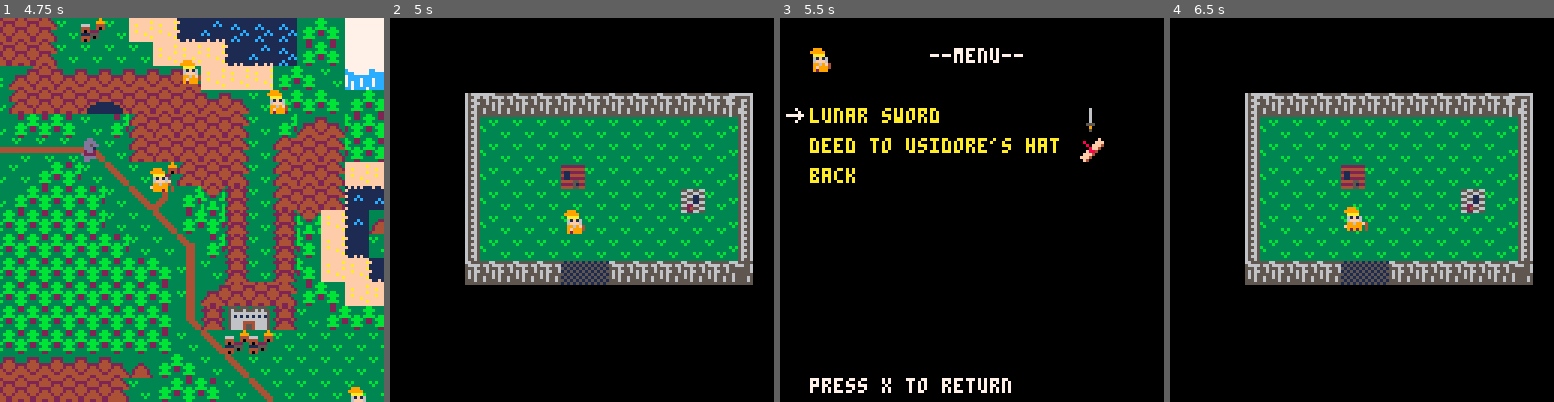
Above: before the commit, frames 1-4 (left to right).
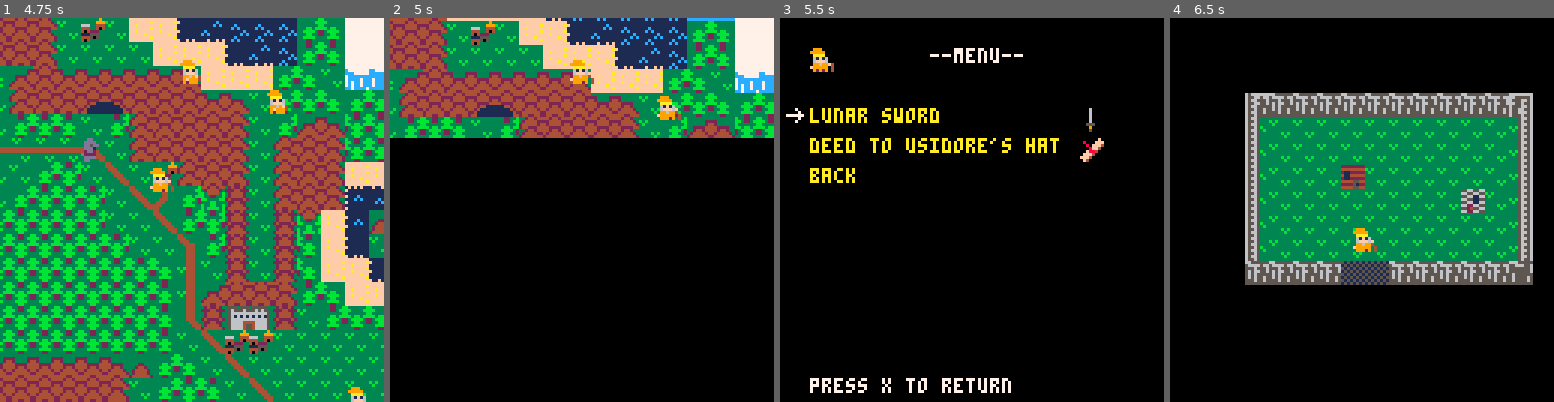
Above: after the commit, the same moments.

Repository: bigbadbones/cannsjourney
Game: PICO-8 cartridge foon.p8
Two runs of this game, one before a commit and one after it. Both use one fixed random seed, a clock stepped at 60 frames per second and the inputs below.
Inputs:
- Up to frame 1 (4.75 s): tap X (X key) at 0.33, 1.07, 1.85, 2.97, 4.08 s; tap O (Z key) at 0.7, 1.7, 2.1, 2.5, 2.9, 3.3, 3.7, 4.1, 4.5 s; hold Right 1.6-2.1 s; hold Up 2.15-2.42 s; hold Right 2.47-3.03 s; hold Left 3.08-3.58 s; hold Down 3.63-3.97 s; hold Right 4.02-4.68 s; hold Up from 4.73 s (still down)
- Up to frame 2 (5 s): keep holding Up; tap O (Z key) at 4.9 s
- Up to frame 3 (5.5 s): release Up at 5.03 s; hold Left from 5.08 s (still down); tap X (X key) at 5.2 s; tap O (Z key) at 5.3 s
- Up to frame 4 (6.5 s): release Left at 5.68 s; tap O (Z key) at 5.7, 6.1 s; hold Down 5.73-6.03 s; hold Right from 6.08 s (still down); tap X (X key) at 6.32 s

Frame 1 is identical in both runs. In frame 2, 59% of the frame differs, in the area x 0-100%, y 0-70%; in frame 3, less than 0.1%; in frame 4, 0.5%.

Commit message:
support multiple levels in dungeon

Diff:
--- a/foon.p8
+++ b/foon.p8
@@ -33,7 +33,7 @@
  sentence  = ""
  menuid = 1
  selectid = 1
- townid = 1
+ levelid = 0
 
  menuscreen ={}
 
@@ -885,7 +885,7 @@
 nr_of_towns =8
 towns ={}
 
-nr_of_cavelevels =1
+nr_of_cavelevels =2
 towns ={}
 
 
@@ -925,6 +925,16 @@
 {121,24}
 }
 
+cavelevels[2] ={}
+cavelevels[2].floor =
+{
+{120,37},
+{121,37},
+{120,36},
+{121,36},
+{120,35},
+{121,35}
+}
 
 
 
@@ -932,14 +942,16 @@
 
  for n=1,nr_of_cavelevels do
   add(cavelevels,{})
-  cavelevels[n].nr_of_elems = 4
+  cavelevels[n].nr_of_elems = 6
 		cavelevels[n].elems ={}
 		cavelevels[n].elems =
 		{
 		{67,120*8,38*8,"exit",1},
 		{67,121*8,38*8,"exit",1},
 		{67,120*8,39*8,"exit",1},
-		{67,121*8,39*8,"exit",1}
+		{67,121*8,39*8,"exit",1},
+		{101,120*8,23*8,"cave",2},
+		{102,121*8,23*8,"cave",2}
 		}
  end
 
@@ -1057,7 +1069,7 @@
 function draw_caveelems()
   if cavelevels[cavelevel]then
   for n=1,cavelevels[cavelevel].nr_of_elems do
-   elem = cavelevels[cavelevel].elems[n]
+   local elem = cavelevels[cavelevel].elems[n]
    drawsprite(elem[1],
    elem[2],
    elem[3])
@@ -1072,9 +1084,9 @@
  if not (world=="overworld") then
   if  (world=="cave") then
   	draw_caveelems()
-  elseif towns[townid] then
-   for n=1, towns[townid].nr_of_elems do
-    elem =towns[townid].elems[n]
+  elseif towns[levelid] then
+   for n=1, towns[levelid].nr_of_elems do
+    elem =towns[levelid].elems[n]
     drawsprite(elem[1],elem[2],
     elem[3],false)
    end
@@ -1086,27 +1098,27 @@
 function updatemapinteracts()
 if not (world=="overworld")
 and (world=="cave")  then
-  for n=1,cavelevels[cavelevel].nr_of_elems do
-   local elem = cavelevels[cavelevel].elems[n]
+  for n=1,cavelevels[levelid].nr_of_elems do
+   local elem = cavelevels[levelid].elems[n]
    if (isplayerintersecting
    (elem[2],elem[3]))
     then
    	 if  elem[4] and elem[5] then
-   	 townid = elem[5]
+   	 levelid = elem[5]
     	teleport(elem[4])
     	break
    	end
    end
   end
 elseif not (world=="overworld") then
-  for n=1,towns[townid].nr_of_elems do
-   local elem = towns[townid].elems[n]
+  for n=1,towns[levelid].nr_of_elems do
+   local elem = towns[levelid].elems[n]
    if (isplayerintersecting
    (elem[2],elem[3])
    )
     then
    	 if  elem[4] and elem[5] then
-   	 townid = elem[5]
+   	 levelid = elem[5]
     	teleport(elem[4])
     	break
    	end
@@ -1116,6 +1128,21 @@
 	end
 end
 
+
+function wipe(topbottom)
+ if topbottom then
+  for i=0, 10 do
+  	rectfill(0,130,250,130-i*15,0)
+  	wait(1)
+ 	end
+	else
+ 	 for i=0, 10 do
+  	rectfill(0,0,250,0+i*15,0)
+  	wait(1)
+ 	end
+ end
+
+end
 
 function teleport(location)
  oldx = can.x
@@ -1130,6 +1157,9 @@
 
  teleportworked = false
  if location == "exit" then
+   sfx(21)
+   wipe(false)
+
   	loc = oldlocs[#oldlocs]
  		del(oldlocs,loc)
  		can.x = loc[1]
@@ -1143,11 +1173,17 @@
    celh  = loc[9]
    if world == "overworld" then
    	mapyoffset-=8
+   	levelid = 0
+   elseif world == "cave" then
+    	clearlevel()
+     loadlevel()
+     can.y+=8
    else
    can.y+=8
    end
 
  elseif location =="tavern" then
+ 	wipe(true)
  	cellx = 116
  	celly = 10
  	sx = 25
@@ -1159,6 +1195,7 @@
  	can.y = 55
  	teleportworked = true
  elseif location =="town" then
+  	wipe(true)
  	cellx = 116
  	celly = 0
  	sx = 25
@@ -1172,6 +1209,7 @@
 
 
  elseif location =="cave" then
+  wipe(true)
  	cellx = 113
  	celly = 23
  	sx = 0
@@ -1182,6 +1220,7 @@
  	can.y = 109
  	world="cave"
  	clearlevel()
+ --	generatelevel()
  	loadlevel()
  	teleportworked = true
 	end
@@ -1228,28 +1267,28 @@
   y+=celly*8
  end
  if xywithin(x,y,outside_hoggsface) then
-  townid = 1
+  levelid = 1
   teleport("town")
  elseif xywithin(x,y,outside_capitol_city) then
-  townid = 3
+  levelid = 3
   teleport("town")
  elseif xywithin(x,y,outside_gratax) then
-  townid = 4
+  levelid = 4
   teleport("town")
  elseif xywithin(x,y,outside_meagas) then
-  townid = 5
+  levelid = 5
   teleport("town")
  elseif xywithin(x,y,outside_furlingshire) then
-  townid = 6
+  levelid = 6
   teleport("town")
  elseif xywithin(x,y,outside_terrakis) then
-  townid = 7
+  levelid = 7
   teleport("town")
  elseif xywithin(x,y,outside_jizzleknob) then
-  townid = 8
+  levelid = 8
   teleport("town")
  elseif xywithin(x,y,outside_cave) then
-  caveid = 1
+  levelid = 1
   teleport("cave")
 
  end
@@ -1293,16 +1332,156 @@
 	end
 	mset(120,38, 18)
 	mset(121,38, 18)
-end
-
+	mset(120,23, 18)
+	mset(121,23, 18)
+end
+
+
+function checkvalidpoint(point)
+ if point[1]>=112
+ and point[1]<=128
+ and point[2]>=23
+ and point[2]<=38 then
+ 	return true
+ else
+ 	return false
+end
+end
 
 function generatelevel()
+ cavelevel+=1
+ cavelevels[cavelevel]={}
+ lvl=cavelevels[cavelevel]
+ lvl.floor = {}
+ lvl.nr_of_elems = 5
+ lvl.elems = {}
+
+ drawpoint = {flr(rnd(14))+113,38}
+	exit1 = {drawpoint[1],38}
+	exit2 = {1+drawpoint[1],38}
+	mset(exit1[1],exit1[2], 18)
+	mset(exit2[1],exit2[2], 18)
+ add(lvl.elems,
+ {67,
+ exit1[1]*8,
+ exit1[2]*8,
+ "exit",
+ 1})
+ add(lvl.elems,
+ {67,
+ exit2[1]*8,
+ exit2[2]*8,
+ "exit",
+ 1})
+
+-- mset(drawpoint[1],drawpoint[2], 100)
+-- mset(drawpoint[1]+1,drawpoint[2]-1, 100)
+
+for i=0,200 do
+ draw = flr(rnd(4))+1
+
+	if draw == 1 and
+	checkvalidpoint(
+	{ drawpoint[1]-1,
+	  drawpoint[2]
+	 }) then
+	--leftdraw
+	 drawpoint[1]-=1
+	 add(lvl.floor,
+	 {
+	 	drawpoint[1],
+	 	drawpoint[2]
+	 })
+	add(lvl.floor,
+	{
+	 	drawpoint[1],
+	 	drawpoint[2]-1
+	 })
+
+	 --mset(drawpoint[1],drawpoint[2], 100)
+	elseif draw == 2  and
+	checkvalidpoint(
+	{ drawpoint[1]+1,
+	  drawpoint[2]
+	 }) then
+	 --right draw
+	 drawpoint[1]+=1
+	 add(lvl.floor,
+	 {
+	 	drawpoint[1],
+	 	drawpoint[2]
+	 })
+	add(lvl.floor,
+	{
+	 	drawpoint[1],
+	 	drawpoint[2]-1
+	 })
+
+--	 mset(drawpoint[1],drawpoint[2], 100)
+ -- mset(drawpoint[1],drawpoint[2]-1, 100)
+
+	elseif draw == 3  and
+	checkvalidpoint(
+	{ drawpoint[1]+1,
+	  drawpoint[2]
+	 }) then
+	 --down draw
+	 drawpoint[2]+=1
+	 add(lvl.floor,
+	 {
+	 	drawpoint[1],
+	 	drawpoint[2]
+	 })
+	add(lvl.floor,
+	{
+	 	drawpoint[1]+1,
+	 	drawpoint[2]
+	 })
+	-- mset(drawpoint[1],drawpoint[2], 100)
+  --mset(drawpoint[1]+1,drawpoint[2], 100)
+
+	elseif checkvalidpoint(
+	{ drawpoint[1],
+	  drawpoint[2]-1
+	 }) then
+	 --up draw
+	 drawpoint[2]-=1
+	 add(lvl.floor,
+	 {
+	 	drawpoint[1],
+	 	drawpoint[2]
+	 })
+	add(lvl.floor,
+	{
+	 	drawpoint[1]+1,
+	 	drawpoint[2]
+	 })
+	end
+
+		add(lvl.elems,
+	{ 101,
+	 	(drawpoint[1])*8,
+	  34*8,
+	 	nil,
+	 	0
+	 })
+	 	add(lvl.elems,
+	{ 102,
+	 	(drawpoint[1]+1)*8,
+	  34*8,
+	 	nil,
+	 	0
+	 })
+
+
+
+end
 
 end
 
 function loadlevel ()
-	for i=1, #cavelevels[cavelevel].floor do
-		clevel = cavelevels[cavelevel].floor[i]
+	for i=1, #cavelevels[levelid].floor do
+		clevel = cavelevels[levelid].floor[i]
 		mset(clevel[1], clevel[2], 100 )
 	end
 end
@@ -1329,6 +1508,7 @@
   npcs[n].frames = {64,65,66}
   npcs[n].frameid = 1
   npcs[n].speed = 1
+  npcs[n].lvlid = 0
   npcs[n].x = 19*8
   npcs[n].y = 15*8
   npcs[n].randommoves = true
@@ -1423,6 +1603,7 @@
  npcs[4].world = "cave"
  npcs[4].level = 1
  npcs[4].name = "clax"
+ npcs[4].lvlid = 1
  npcs[4].msg = ": fight me!"
  npcs[4].msgxoffset-=20
  npcs[4].randommoves = false
@@ -1470,16 +1651,15 @@
 end
 
 function drawnpcs()
-
  if (#intersecting >0) then
  	for n=1, #intersecting do
    talk(npcs[intersecting[n]])
-
  		end
  end
   intersecting = {}
   for n=1, #npcs do
-   if npcs[n].world == world then
+   if npcs[n].world == world and
+   (npcs[n].lvlid == levelid) then
   	drawsprite(npcs[n].frames[npcs[n].frameid],
   	npcs[n].x,
   	npcs[n].y,
@@ -1714,14 +1893,14 @@
 011611f43333333050111105988888980fff400000c0c000cccc00c00d222200002222d0001f1100001111000dddd2400ddddd40000000000000000000000000
 f1111104f11111f00010100088989888fff40000000c0000cc00ccc000dddd0000dddd0000111660066111100d2ddd402ddddd04000000000000000000000000
 012121040771770005101500888888890f400000000000000cccc00000dd000000d00dd000660000000006600d5ddd000ddd5d04000000000000000000000000
-00000120000001105566556622442222f44444450000000000000000000222000002220000660000000000e04424424444244244000000000000000000000000
-000011520000112066556655222224424222222500000000000000000002522000025220006660e00e666e5e2244442222444422000000000000000000000000
-0000122210001252556611664112211242222225000000000000000000022200000222000ee66e5eee666eee4244442442444424000000000000000000000000
-1122220011222222665511552114411242222225000000000000000000ddddd00ddddd00eeeeeeeeeee66e004422224444222244000000000000000000000000
-1222222022222200556611662222224442222225000000000000000000d2dd0220dddd00eeeeee000eeeeee04424411111144244000000000000000000000000
-1222222222222220662266552445542242222225000000000000000000555500005555000eeeeee0050000504241111111111424000000000000000000000000
-40220202920090205524556622251222422222250000000000000000005551100115550005000050000000002411111111111142000000000000000000000000
-90900909090000906622665524455244455555510000000000000000001100000000011000000000000000004411111111111144000000000000000000000000
+00000120000001105566556622442222f44444452222222222222222000222000002220000660000000000e04424424444244244000000000000000000000000
+000011520000112066556655222224424222222521111111111111120002522000025220006660e00e666e5e2244442222444422000000000000000000000000
+0000122210001252556611664112211242222225211555555555511200022200000222000ee66e5eee666eee4244442442444424000000000000000000000000
+112222001122222266551155211441124222222521dddddddddddd1200ddddd00ddddd00eeeeeeeeeee66e004422224444222244000000000000000000000000
+122222202222220055661166222222444222222521dddddddddddd1200d2dd0220dddd00eeeeee000eeeeee04424411111144244000000000000000000000000
+1222222222222220662266552445542242222225266666666666666200555500005555000eeeeee0050000504241111111111424000000000000000000000000
+40220202920090205524556622251222422222252666666666666662005551100115550005000050000000002411111111111142000000000000000000000000
+90900909090000906622665524455244455555512666666666666662001100000000011000000000000000004411111111111144000000000000000000000000
 000000004242424222222222442442440000bb00000b000000000000000fff00000fff0000006600006666600000000000000000000000000000000000000000
 00011000424242424444444422444422000bbb0b000bb000000b0b00000f5ff0000f5ff060067760067777700000000000000000000000000000000000000000
 00111100424244422112222242444424b00bbb00000bbb000b000000000fff00000fff0000675750067575700000000000000000000000000000000000000000
@@ -1733,13 +1912,13 @@
 e1e1e1e1e1e1e1e0f04262d0e1e1f14262e32121c113131313131313131313132121212121212121212121a32161616161212121212121218181818181818181
 81818181818181818181818181818181818181818181818181818181818100000000000000000000000000000000000000353535353535353535353535353535
 35e1e1e1e1e1e1e1e1e1e1e1e1e1e1f16221a3b3212121212121212121212121212121212121212121212121f361818161212121212161617181818181818181
-81818181818181818181818181818181818181818181818181818181818100000000000000000000000000000000000000353535353535353535353535353535
+81818181818181818181818181818181818181818181818181818181818100000000000000000000000000000000000000353535353535355666353535353535
 e1e1e1e1e1e1e1e1e1e1e1e1e1e1f201622121f32121d0e0e0e0e0e0e0f040602121212121212121212121215313028161616161616161708182828281818181
-81818181818181818181818181818181818181818181818181818181818100000000000000000000000000000000000000353535353535353535353535353535
+81818181818181818181818181818181818181818181818181818181818100000000000000000000000000000000000000353535353535354646353535353535
 e1e1e1e1e1e1e1e1e1e1e1e1e1f1212121212102212121d2e1e1e1e1e101036221212121212121212121212121c3618181808080808080819161616171818181
-81818181818181818181818181818181818181818181818181818181818100000000000000000000000050500000000000353535353535353535353535353535
+81818181818181818181818181818181818181818181818181818181818100000000000000000000000050500000000000353535353535354646353535353535
 e1e1e1e1e1e1e1e1e1e1e1e1e1f121616161616161612121d1e1e1e1e1035262212121212121212121212121b321618181818181818181819161616171818181
-81818181818181818181818181818181818181818181818181818181818100000000000000000050505000000000000000353535353535353535353535353535
+81818181818181818181818181818181818181818181818181818181818100000000000000000050505000000000000000353535353535354646353535353535
 35e1e1e1e1e152e1e1e1e1e1e1f161617080808080616121d2e1e1e1e1f021022121212121212121212121b32121617282828282828281818180808081818181
 81818181818181818181818181818181818181818181818181818181818100000000000000500000000000000000000000464646464646464646464646464646
 35e1e1e1e1e1e1e1e1e1e1e1e1f16161718181818190612121212121d1f1212121212121212121212121b3212121616161616161616172828181818181818181
Not shown, changed: the sound effects (__sfx__) section of foon.p8
Not shown, changed: page.js
